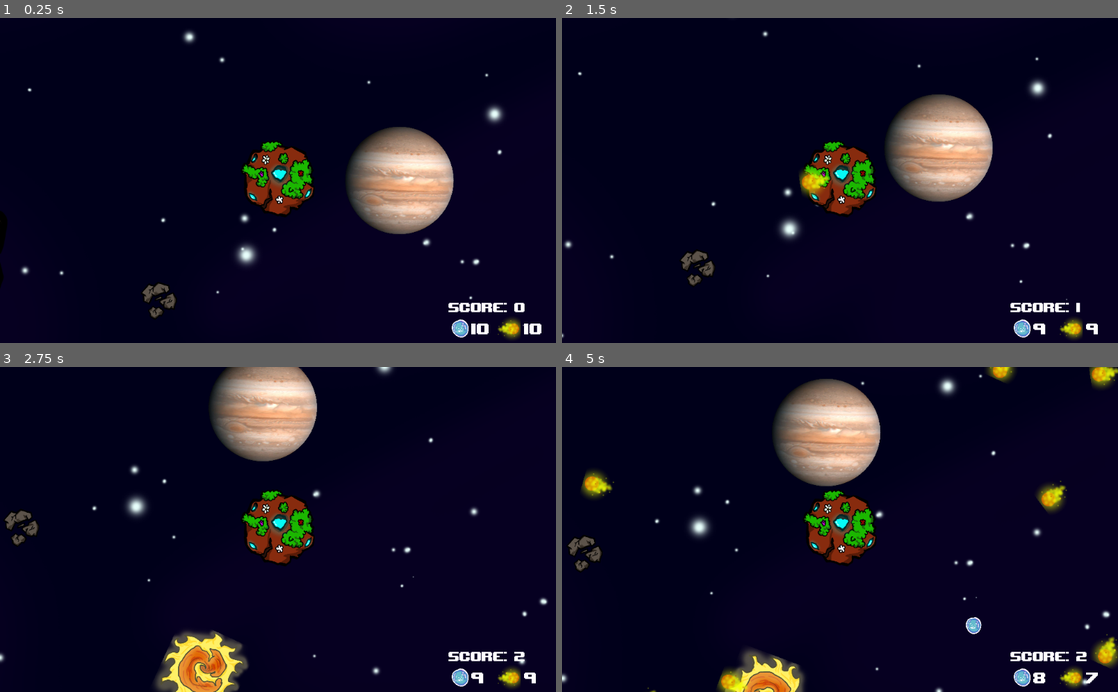
Above: before the commit, frames 1-4 (two rows, left to right).
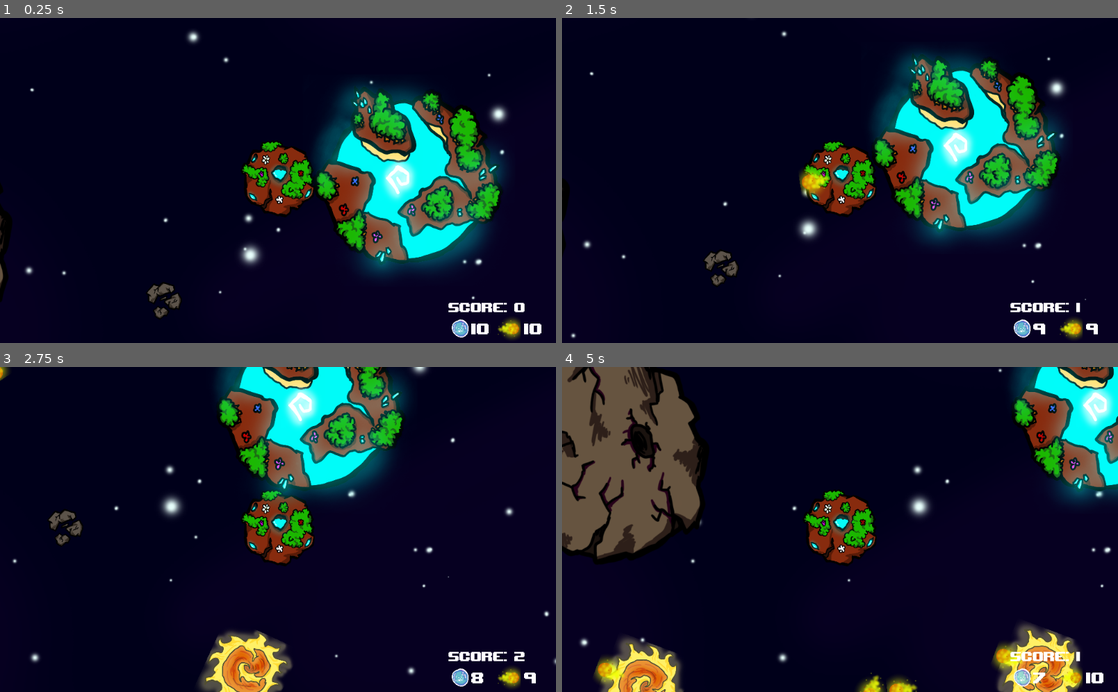
Above: after the commit, the same moments.

Repository: EddieBreeg/bubbles
Game: Godot game, scene res://src/main_scene.tscn
Same seed, same stepped clock (60 frames per second), same inputs: the game is played once before the commit and once after it.
Inputs (mouse positions are in pixels of both pictures, inside the frame that each line leads up to):
- Up to frame 1 (0.25 s): no input
- Up to frame 2 (1.5 s): tap Enter at 0.5 s; move the mouse to (962, 164) at 0.52 s; hold Right (ui_right) 0.53-1.28 s; right-click (962, 164) at 0.6 s; move the mouse to (728, 196) at 1.27 s; hold Down (ui_down) from 1.28 s (still down); click (728, 196) at 1.35 s
- Up to frame 3 (2.75 s): move the mouse to (333, 458) at 2.02 s; release Down (ui_down) at 2.03 s; hold Right (ui_right) from 2.03 s (still down); right-click (333, 458) at 2.1 s
- Up to frame 4 (5 s): move the mouse to (812, 594) at 2.77 s; release Right (ui_right) at 2.78 s; hold Up (ui_up) 2.78-3.53 s; click (812, 594) at 2.85 s; move the mouse to (1006, 578) at 3.52 s; hold Left (ui_left) from 3.53 s (still down); right-click (1006, 578) at 3.6 s; move the mouse to (673, 480) at 4.27 s; click (673, 480) at 4.35 s

The runs differ from the first frame. In frame 1, 16% of the frame differs, in the area x 0-95%, y 4-95%; in frame 2, 17%; in frame 3, 18%; in frame 4, 33%, in the area x 0-100%, y 0-100%.

Commit message:
MOTHERLAAAAAAAND

Diff:
--- a/asteroid-proto/src/actors/Motherland.tscn
+++ b/asteroid-proto/src/actors/Motherland.tscn
@@ -1,21 +1,21 @@
 [gd_scene load_steps=5 format=2]
 
-[ext_resource path="res://assets/jupiter.png" type="Texture" id=1]
+[ext_resource path="res://assets/motherland.png" type="Texture" id=1]
 [ext_resource path="res://src/actors/Motherland.gd" type="Script" id=2]
 
 [sub_resource type="CircleShape2D" id=1]
-radius = 203.961
+radius = 309.138
 
 [sub_resource type="CircleShape2D" id=2]
-radius = 418.307
+radius = 518.313
 
 [node name="Motherland" type="KinematicBody2D"]
 collision_layer = 4
 collision_mask = 123
 script = ExtResource( 2 )
 
-[node name="jupiter" type="Sprite" parent="."]
-scale = Vector2( 0.510629, 0.510629 )
+[node name="sprite" type="Sprite" parent="."]
+scale = Vector2( 0.652606, 0.652606 )
 texture = ExtResource( 1 )
 
 [node name="CollisionShape2D" type="CollisionShape2D" parent="."]
